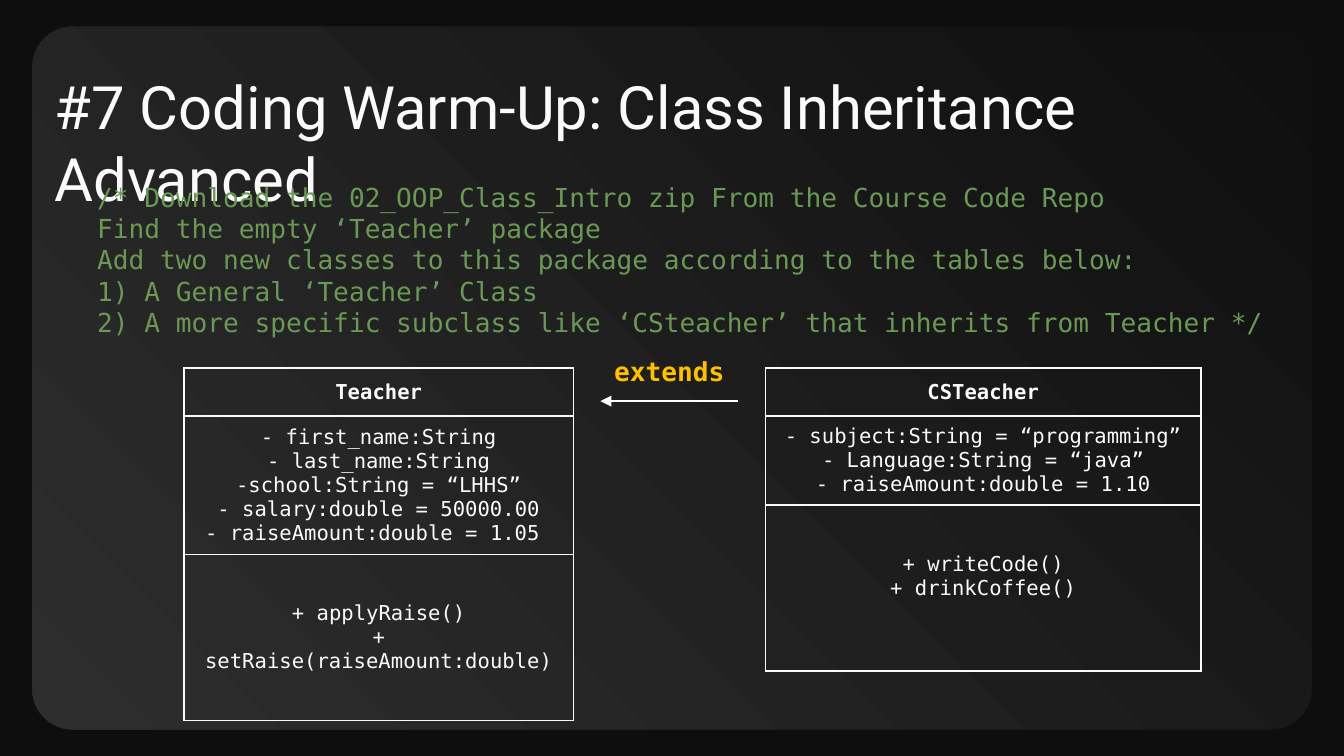
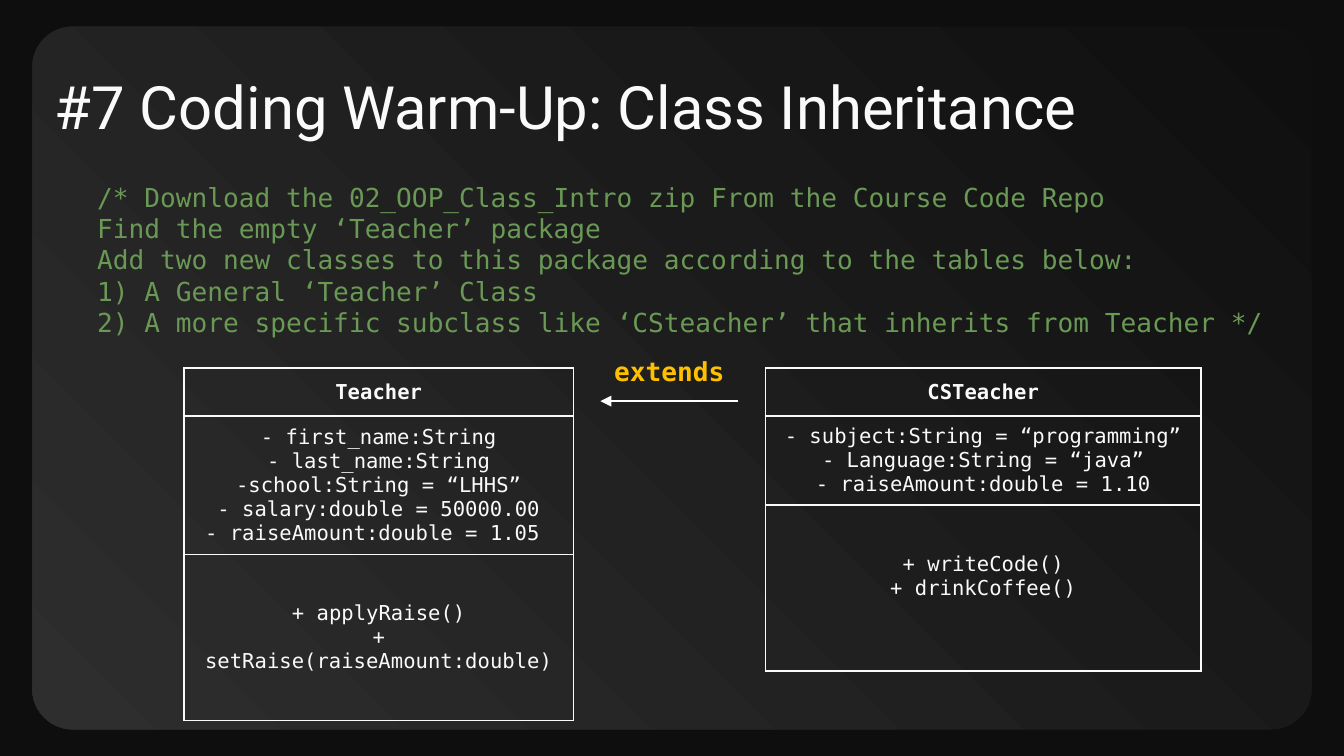
Before and after one commit to CompSci-120-LHHS/cs120mainclass, a slide deck: slide 9 of 002_Course_Exercises/01_CS120_Warmup_Exercises.pptx (slide 8 before the commit). Drawn at 1344x756 pixels with LibreOffice and Linux fonts; fonts in the diff are those of the drawing. Boxes give left, top, right and bottom in pixels: in the first picture for what was removed or moved away, otherwise in the second. Text is boxed around its words. In the diff, an @@ line names an element or a change of style, - is before the commit and + after.

```diff
--- a/002_Course_Exercises/01_CS120_Warmup_Exercises.pptx
+++ b/002_Course_Exercises/01_CS120_Warmup_Exercises.pptx
@@ title at <box>55,84,1076,142</box>: text changed @@
-#7 Coding Warm-Up: Class Inheritance Advanced
+#7 Coding Warm-Up: Class Inheritance
```
Also in this commit, not shown: 1 slide added.
